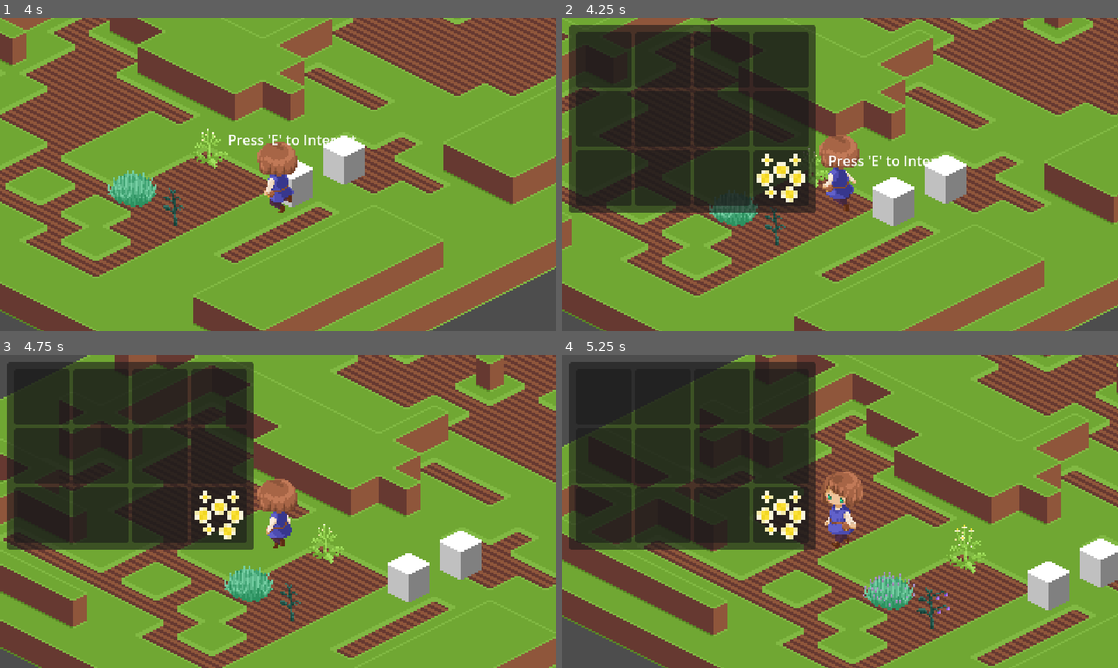
Above: before the commit, frames 1-4 (two rows, left to right).
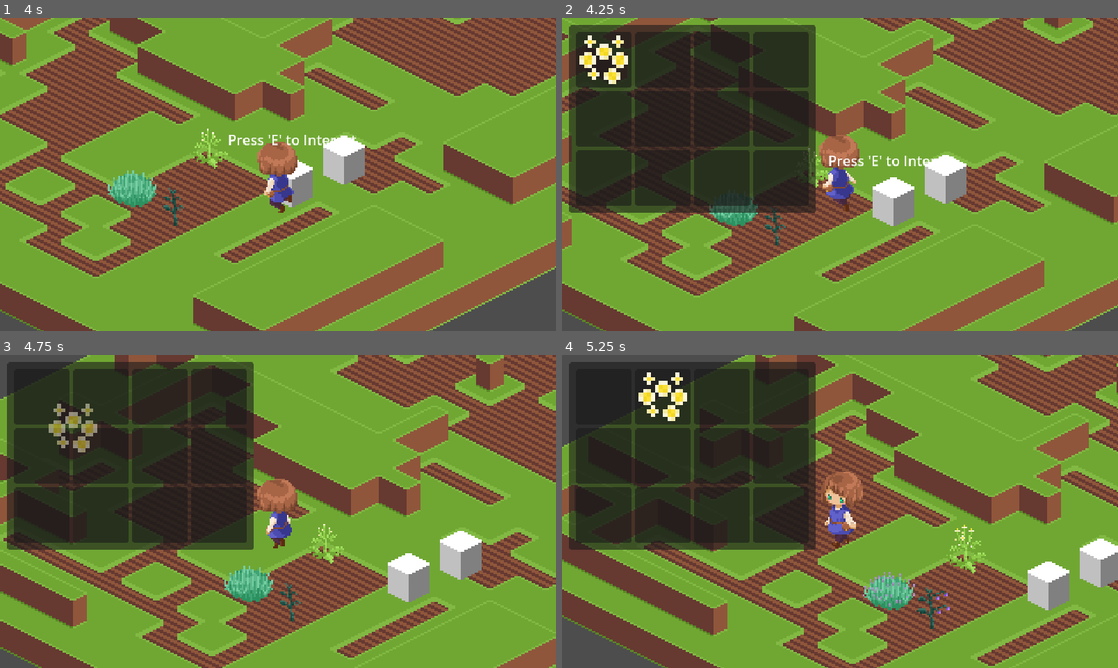
Above: after the commit, the same moments.

Repository: ForrestGD/Isometric_Tile_Project
Game: Godot game, scene res://scenes/main/main.tscn
The game is run twice, just before and just after one commit, with the same random seed, the same clock (stepped at 60 frames per second) and the same inputs. This scene is started directly instead of the project's main scene.
Inputs (mouse positions are in pixels of both pictures, inside the frame that each line leads up to):
- Up to frame 1 (4 s): tap Enter at 0.5 s; move the mouse to (505, 277) at 0.52 s; hold Right (ui_right) 0.53-1.28 s; hold E (interact) 0.53-1.28 s; click (505, 277) at 0.67 s; move the mouse to (344, 246) at 1.27 s; hold Down (ui_down) 1.28-2.03 s; tap E (interact) at 1.35, 2.85 s; click (344, 246) at 1.42 s; move the mouse to (366, 149) at 2.02 s; hold Right (ui_right) 2.03-2.78 s; hold E (interact) 2.03-2.78 s; click (366, 149) at 2.17 s; move the mouse to (183, 133) at 2.77 s; hold Up (ui_up) 2.78-3.53 s; click (183, 133) at 2.92 s; move the mouse to (111, 215) at 3.52 s; hold Left (ui_left) from 3.53 s (still down); hold E (interact) from 3.53 s (still down); click (111, 215) at 3.67 s
- Up to frame 2 (4.25 s): keep holding Left (ui_left); keep holding E (interact); tap I (toggle_inventory) at 4.15 s
- Up to frame 3 (4.75 s): keep holding Left (ui_left); move the mouse to (44, 395) at 4.27 s; release E (interact) at 4.28 s; tap E (interact) at 4.35 s; click (44, 395) at 4.42 s
- Up to frame 4 (5.25 s): move the mouse to (662, 395) at 5.02 s; release Left (ui_left) at 5.03 s; hold Down (ui_down) from 5.03 s (still down); hold E (interact) from 5.03 s (still down); click (662, 395) at 5.17 s

Frame 1 is identical in both runs. In frame 2, 1.2% of the frame differs, in the area x 3-44%, y 5-59%; in frame 3, 1.2%; in frame 4, 1.2%.

Commit message:
Fixed inventory not properly adding items

Diff:
--- a/objects/inventory/inventory_data.gd
+++ b/objects/inventory/inventory_data.gd
@@ -22,7 +22,7 @@
 	var data_at_index: SocketData = socket_data[index]
 	var ret_data: SocketData
 	if data_at_index and data_at_index.can_merge_with_other(data):
-		data_at_index.merge_with_other(data)
+		socket_data[index].merge_with_other(data)
 	else:
 		socket_data[index] = data
 		ret_data = data_at_index
@@ -30,11 +30,10 @@
 	return ret_data
 
 func drop_single_socket_data(data: SocketData, index: int) -> SocketData:
-	var data_at_index: SocketData = socket_data[index]
-	if not data_at_index:
+	if not socket_data[index]:
 		socket_data[index] = data.create_single_socket_data()
-	elif data_at_index.can_add_single_other(data):
-		data_at_index.merge_with_other(data.create_single_socket_data())
+	elif socket_data[index].can_add_single_other(data):
+		socket_data[index].merge_with_other(data.create_single_socket_data())
 	inventory_updated.emit(self)
 	if data.quantity > 0:
 		return data
@@ -42,19 +41,15 @@
 		return null
 
 func pickup_socket_data(data: SocketData) -> bool:
-	var first_empty_index: int = socket_data.size()
 	for index in socket_data.size():
-		var data_at_index: SocketData = socket_data[index]
-		if not data_at_index:
-			first_empty_index = index
-		if data_at_index and data_at_index.can_merge_with_other(data):
-			data_at_index.merge_with_other(data)
+		if socket_data[index] and socket_data[index].can_merge_with_other(data):
+			socket_data[index].merge_with_other(data)
 			inventory_updated.emit(self)
+			print("there are now {0} items in the stack".format([socket_data[index].quantity]))
 			return true
-	if first_empty_index < socket_data.size():
-		var data_at_index: SocketData = socket_data[first_empty_index]
-		if not data_at_index:
-			socket_data[first_empty_index] = data
+	for index in socket_data.size():
+		if not socket_data[index]:
+			socket_data[index] = data.duplicate()
 			inventory_updated.emit(self)
 			return true
 	return false
--- a/objects/inventory/socket.gd
+++ b/objects/inventory/socket.gd
@@ -10,7 +10,7 @@
 	texture_rect.texture = item_data.icon
 	tooltip_text = "%s\n%s" % [item_data.name, item_data.description]
 
-	if data.quantity > 1 && item_data.maximum_quantity > 1:
+	if data.quantity > 1 and item_data.maximum_quantity > 1:
 		quantity_label.text = "x%s" % data.quantity
 		quantity_label.show()
 	else:
--- a/objects/inventory/socket_data.gd
+++ b/objects/inventory/socket_data.gd
@@ -8,15 +8,14 @@
 
 func can_add_single_other(other_socket_data: SocketData) -> bool:
     return item == other_socket_data.item \
-        and quantity < item.maximum_quantity \
-        and quantity < MAX_STACK_SIZE
+        and 1 + other_socket_data.quantity <= item.maximum_quantity
 
 func can_merge_with_other(other_socket_data: SocketData) -> bool:
-    return item == other_socket_data.item \
-        and quantity < item.maximum_quantity \
-        and quantity + other_socket_data.quantity <= MAX_STACK_SIZE
+    return item.name == other_socket_data.item.name \
+        and quantity + other_socket_data.quantity <= item.maximum_quantity
 
 func merge_with_other(other_socket_data: SocketData) -> void:
+    print("{0} items in this stack, {1} items in other stack, total of {2} items}".format([quantity, other_socket_data.quantity, quantity + other_socket_data.quantity]))
     quantity += other_socket_data.quantity
 
 func create_single_socket_data() -> SocketData:
@@ -27,6 +26,6 @@
 
 func set_quantity(value: int) -> void:
     quantity = value
-    if value > 1 and item.maximum_quantity == 1:
-        quantity = 1
-        push_error("%s is not stackable, quantity set to 1" % item.name)
+    if value > item.maximum_quantity:
+        quantity = item.maximum_quantity
+        push_error("%s is not stackable, quantity set to item's maximum quantity" % item.name)
